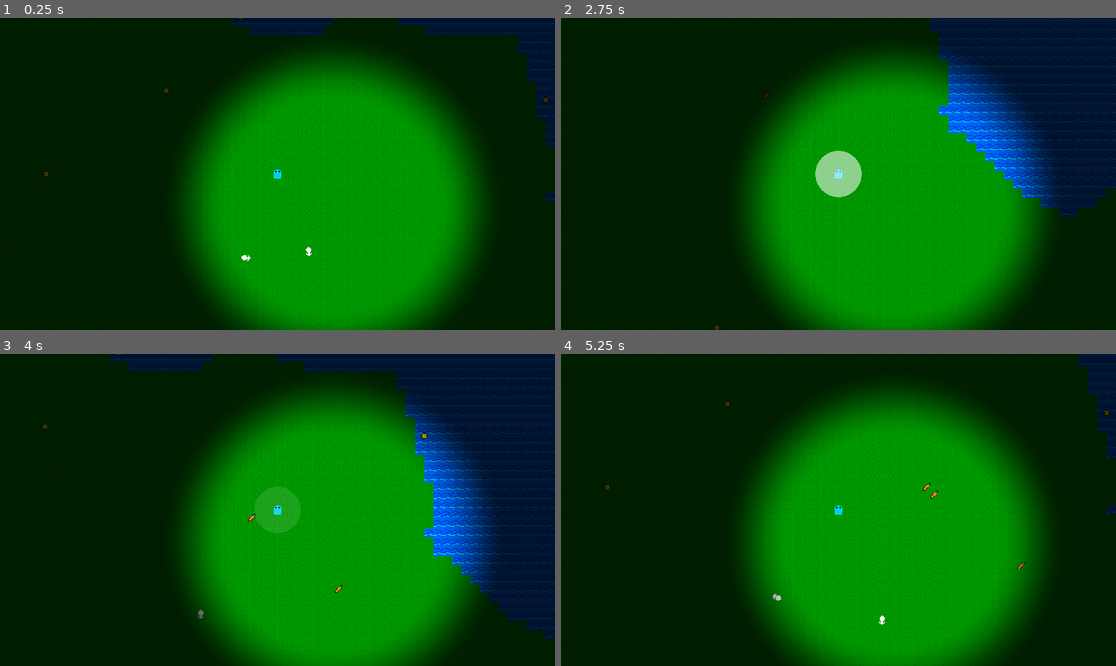
Above: before the commit, frames 1-4 (two rows, left to right).
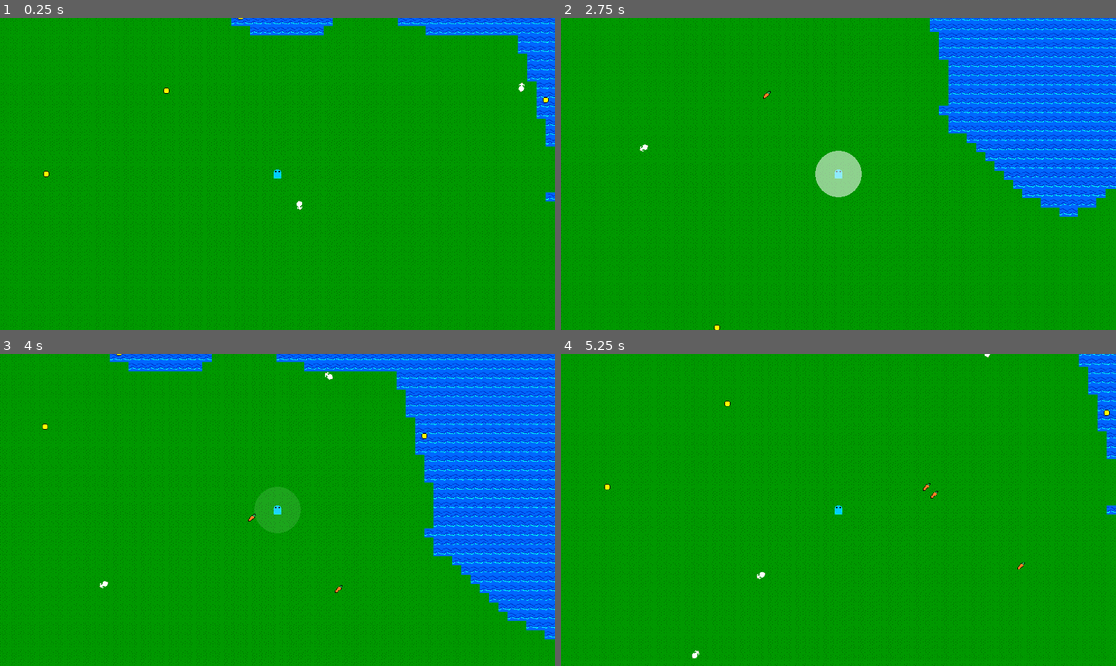
Above: after the commit, the same moments.

Repository: Kyhel/lost-in-pixels
Game: Godot game, scene res://scenes/game.tscn
The game is run twice, just before and just after one commit, with the same random seed, the same clock (stepped at 60 frames per second) and the same inputs.
Inputs:
- Up to frame 1 (0.25 s): no input
- Up to frame 2 (2.75 s): hold Right (ui_right) 0.53-1.28 s; hold F (attack) 0.53-1.28 s; hold Down (ui_down) 1.28-2.03 s; tap Q (spawn_carrot) at 1.35 s; hold Right (ui_right) from 2.03 s (still down); hold F (attack) from 2.03 s (still down)
- Up to frame 3 (4 s): release Right (ui_right) at 2.78 s; release F (attack) at 2.78 s; hold Up (ui_up) 2.78-3.53 s; tap Q (spawn_carrot) at 2.85 s; hold Left (ui_left) from 3.53 s (still down); hold F (attack) from 3.53 s (still down)
- Up to frame 4 (5.25 s): release F (attack) at 4.28 s; tap Q (spawn_carrot) at 4.35 s; release Left (ui_left) at 5.03 s; hold Down (ui_down) from 5.03 s (still down); hold F (attack) from 5.03 s (still down)

The runs differ from the first frame. In frame 1, 72% of the frame differs, in the area x 0-100%, y 0-100%; in frame 2, 72%; in frame 3, 72%; in frame 4, 72%.

Commit message:
Rabbits need to rest after eating

Diff:
--- a/ai/actions/food/chose_food_action.gd
+++ b/ai/actions/food/chose_food_action.gd
@@ -5,9 +5,21 @@
 
 	var foods = creature.blackboard.get_value(Blackboard.KEY_FOOD)
 
-	if foods == null or foods.is_empty():
+	if foods == null:
 		return State.FAILURE
 
-	creature.blackboard.set_value(Blackboard.KEY_TARGET_FOOD, foods[0])
+	var nodes: Array[Node2D] = []
+	for f in foods:
+		if is_instance_valid(f):
+			nodes.append(f)
+
+	if nodes.is_empty():
+		return State.FAILURE
+
+	var closest_food = Node2DUtils.get_closest(creature.global_position, nodes)
+
+	# var closest_food = Node2DUtils.get_closest(creature.global_position, foods.map(func(f): return f as Node2D) as Array[Node2D])
+
+	creature.blackboard.set_value(Blackboard.KEY_TARGET_FOOD, closest_food)
 
 	return State.SUCCESS
--- a/ai/actions/food/eat_food_action.gd
+++ b/ai/actions/food/eat_food_action.gd
@@ -1,7 +1,21 @@
 class_name EatFoodAction
 extends BTNode
 
+const EATING_TIME = 2.0
+var eating_timer: float = 0.0
+
 func tick(creature: Creature, _delta: float) -> State:
+
+	if creature.blackboard.get_value(Blackboard.KEY_STATE) == Blackboard.State.EATING:
+
+		if eating_timer <= 0.0:
+			reset()
+			creature.blackboard.set_value(Blackboard.KEY_STATE, Blackboard.State.IDLE)
+			return State.SUCCESS
+
+		if eating_timer > 0.0:
+			eating_timer -= _delta
+		return State.RUNNING
 
 	var target_food = creature.blackboard.get_value(Blackboard.KEY_TARGET_FOOD)
 
@@ -11,7 +25,14 @@
 	if target_food.global_position.distance_to(creature.global_position) > 10:
 		return State.FAILURE
 
-	for item in ObjectsManager.get_nearby_items(creature.global_position, 10):
-		item.on_picked_up(self)
+	# for item in ObjectsManager.get_nearby_items(creature.global_position, 10):
+	target_food.on_picked_up(self)
+	eating_timer = EATING_TIME
+	creature.blackboard.set_value(Blackboard.KEY_STATE, Blackboard.State.EATING)
+	creature.movement.stop()
+	return State.RUNNING
 
-	return State.SUCCESS
+
+func reset():
+	eating_timer = 0.0
+	super.reset()
--- /dev/null
+++ b/ai/behavior_trees/bt_reactive_sequence.gd
@@ -0,0 +1,31 @@
+class_name BTReactiveSequence
+extends BTNode
+
+
+func tick(creature: Creature, delta: float) -> State:
+
+	for child in get_children():
+
+		var node := child as BTNode
+		if node == null:
+			continue
+
+		var result := node.tick(creature, delta)
+
+		match result:
+			State.SUCCESS:
+				continue
+
+			State.RUNNING:
+				return State.RUNNING
+
+			State.FAILURE:
+				return State.FAILURE
+
+	return State.SUCCESS
+
+
+func reset():
+	for child in get_children():
+		if child is BTNode:
+			child.reset()
--- /dev/null
+++ b/ai/behavior_trees/conditions/can_eat_target_food_condition.gd
@@ -0,0 +1,6 @@
+extends BTCondition
+class_name CanEatTargetFoodCondition
+
+func condition(creature: Creature) -> bool:
+	var target_food = creature.blackboard.get_value(Blackboard.KEY_TARGET_FOOD)
+	return target_food != null and is_instance_valid(target_food) and target_food.global_position.distance_to(creature.global_position) <= 10
--- a/ai/behavior_trees/conditions/is_target_food_valid_condition.gd
+++ /dev/null
@@ -1,6 +0,0 @@
-extends BTCondition
-class_name IsTargetFoodValidCondition
-
-func condition(creature: Creature) -> bool:
-	var target_food = creature.blackboard.get_value(Blackboard.KEY_TARGET_FOOD)
-	return target_food != null and is_instance_valid(target_food)
--- a/ai/behavior_trees/eat_bt.tscn
+++ b/ai/behavior_trees/eat_bt.tscn
@@ -3,33 +3,33 @@
 [ext_resource type="Script" uid="uid://btwhlq5528hg2" path="res://ai/behavior_trees/behavior_tree.gd" id="1_5mhbh"]
 [ext_resource type="Script" uid="uid://dg12bfp1f47bf" path="res://ai/behavior_trees/bt_sequence.gd" id="1_h3fwb"]
 [ext_resource type="Script" uid="uid://38u27wyoj7au" path="res://ai/actions/food/chose_food_action.gd" id="2_f2ly3"]
+[ext_resource type="Script" uid="uid://bmqnsncfddino" path="res://ai/behavior_trees/bt_reactive_sequence.gd" id="2_nom0i"]
 [ext_resource type="Script" uid="uid://dg6j26ube2um7" path="res://ai/actions/food/move_to_food_action.gd" id="3_5mhbh"]
 [ext_resource type="Script" uid="uid://cxupon3xppdg8" path="res://ai/behavior_trees/conditions/has_visible_food_condition.gd" id="3_m8456"]
 [ext_resource type="Script" uid="uid://cdj6bb0caq8io" path="res://ai/actions/food/eat_food_action.gd" id="4_qbvdd"]
-[ext_resource type="Script" uid="uid://d2arlj3egrrpu" path="res://ai/behavior_trees/bt_recheck.gd" id="5_h2gdv"]
-[ext_resource type="Script" uid="uid://b7qmdc71lcl1u" path="res://ai/behavior_trees/conditions/is_target_food_valid_condition.gd" id="5_qjxcg"]
+[ext_resource type="Script" uid="uid://b7qmdc71lcl1u" path="res://ai/behavior_trees/conditions/can_eat_target_food_condition.gd" id="7_qjxcg"]
 
 [node name="EatBt" type="Node" unique_id=1665506821]
 script = ExtResource("1_5mhbh")
 
-[node name="BTSequence" type="Node" parent="." unique_id=1198527776]
+[node name="BTSequence" type="Node" parent="." unique_id=1110526033]
 script = ExtResource("1_h3fwb")
+metadata/_custom_type_script = "uid://dg12bfp1f47bf"
 
-[node name="HasVisibleFoodCondition" type="Node" parent="BTSequence" unique_id=1321305144]
+[node name="BTReactiveSequence" type="Node" parent="BTSequence" unique_id=1830488208]
+script = ExtResource("2_nom0i")
+
+[node name="HasVisibleFoodCondition" type="Node" parent="BTSequence/BTReactiveSequence" unique_id=1321305144]
 script = ExtResource("3_m8456")
 
-[node name="ChoseFood" type="Node" parent="BTSequence" unique_id=844311212]
+[node name="ChoseFood" type="Node" parent="BTSequence/BTReactiveSequence" unique_id=844311212]
 script = ExtResource("2_f2ly3")
 
-[node name="BTRecheck" type="Node" parent="BTSequence" unique_id=1619248629]
-script = ExtResource("5_h2gdv")
+[node name="MoveToFood" type="Node" parent="BTSequence/BTReactiveSequence" unique_id=260727819]
+script = ExtResource("3_5mhbh")
 
-[node name="IsTargetFoodValidCondition" type="Node" parent="BTSequence/BTRecheck" unique_id=2040953225]
-script = ExtResource("5_qjxcg")
-metadata/_custom_type_script = "uid://b7qmdc71lcl1u"
-
-[node name="MoveToFood" type="Node" parent="BTSequence/BTRecheck" unique_id=260727819]
-script = ExtResource("3_5mhbh")
+[node name="CanEatTargetFoodCondition" type="Node" parent="BTSequence" unique_id=2049537186]
+script = ExtResource("7_qjxcg")
 
 [node name="EatFood" type="Node" parent="BTSequence" unique_id=981091169]
 script = ExtResource("4_qbvdd")
--- a/ai/blackboard.gd
+++ b/ai/blackboard.gd
@@ -4,6 +4,12 @@
 const KEY_FOOD := "visible_food"
 const KEY_TARGET_FOOD := "target_food"
 const KEY_PREDATORS := "visible_predators"
+const KEY_STATE := "state"
+
+enum State {
+	IDLE,
+	EATING,
+}
 
 var data := {}
 
--- a/ai/goals/eat_goal.gd
+++ b/ai/goals/eat_goal.gd
@@ -2,6 +2,9 @@
 extends Goal
 
 func get_score(creature):
+
+	if creature.blackboard.get_value(Blackboard.KEY_STATE) == Blackboard.State.EATING:
+		return 10
 
 	var foods = creature.blackboard.get_value(Blackboard.KEY_FOOD)
 
--- a/scenes/game.tscn
+++ b/scenes/game.tscn
@@ -31,6 +31,7 @@
 script = ExtResource("2_lbhrr")
 
 [node name="PlayerLightLayer" type="CanvasLayer" parent="World" unique_id=380552608 node_paths=PackedStringArray("player")]
+visible = false
 script = ExtResource("3_gee14")
 player = NodePath("../../Entities/Player")
 
--- a/systems/entities_manager.gd
+++ b/systems/entities_manager.gd
@@ -31,7 +31,8 @@
 
 	var entities = []
 
-	var entity_count = rng.randi_range(1, 5)
+	# var entity_count = rng.randi_range(1, 5)
+	var entity_count = 1
 
 	for i in range(entity_count):
 		var creature = creature_scene.instantiate()
--- /dev/null
+++ b/utils/node2d_utils.gd
@@ -0,0 +1,15 @@
+class_name Node2DUtils
+
+static func get_closest(point: Vector2, nodes: Array[Node2D]) -> Node2D:
+
+	"""Returns the Node2D from [param nodes] closest to [param point]."""
+
+	var closest: Node2D = nodes[0]
+	var min_dist_sq: float = point.distance_squared_to(closest.global_position)
+	for node in nodes:
+		var d_sq := node.global_position.distance_squared_to(point)
+		if d_sq < min_dist_sq:
+			min_dist_sq = d_sq
+			closest = node
+
+	return closest
--- a/utils/vector2_utils.gd
+++ /dev/null
@@ -1,17 +0,0 @@
-class_name Vector2Utils
-
-## Static utility functions for Vector2 operations.
-
-static func get_closest(point: Vector2, points: Array[Vector2]) -> Vector2:
-
-	"""Returns the Vector2 from [param points] closest to [param point]."""
-
-	var closest: Vector2 = points[0]
-	var min_dist_sq: float = point.distance_squared_to(closest)
-	for p in points:
-		var d_sq := point.distance_squared_to(p)
-		if d_sq < min_dist_sq:
-			min_dist_sq = d_sq
-			closest = p
-
-	return closest
--- a/world/chunk_manager.gd
+++ b/world/chunk_manager.gd
@@ -7,7 +7,7 @@
 const UNLOAD_RADIUS = 6 # au delà de ce rayon, les chunks sont déchargés
 
 const TERRAIN_VISION_RADIUS = 20
-const MONSTER_VISION_RADIUS = 15
+const MONSTER_VISION_RADIUS = 200
 
 var loaded_chunks:Dictionary[Vector2i, Node] = {}
 
Not shown, added: ai/behavior_trees/bt_reactive_sequence.gd.uid
Renamed: ai/behavior_trees/conditions/is_target_food_valid_condition.gd.uid -> ai/behavior_trees/conditions/can_eat_target_food_condition.gd.uid
Renamed: utils/vector2_utils.gd.uid -> utils/node2d_utils.gd.uid
